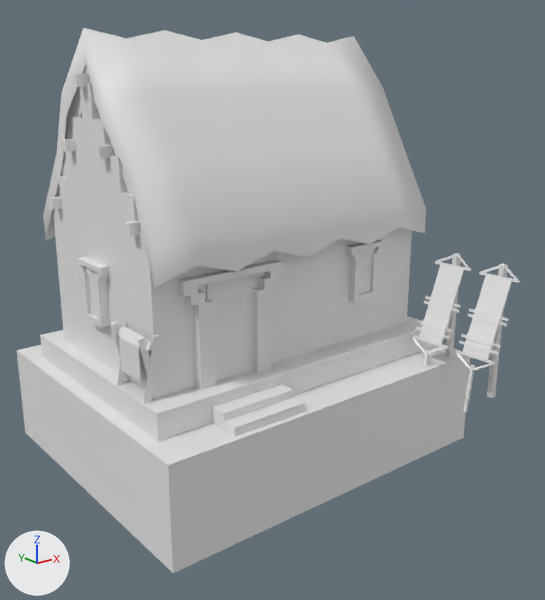
Renders of the COLLADA model art/meshes/structural/pukara/house_4.dae from each side of a commit.
Rendered twice from a 50 mm camera at (-15.7, -21.8, 10.4) aimed at (0.1, -2.0, 2.5). The lights are fixed; the arrows at lower left show +X, +Y and +Z. The older version comes first. Where no turn or scale is listed for an object, it has been applied to the vertices.

Names of what the first picture shows: 'house_4'.
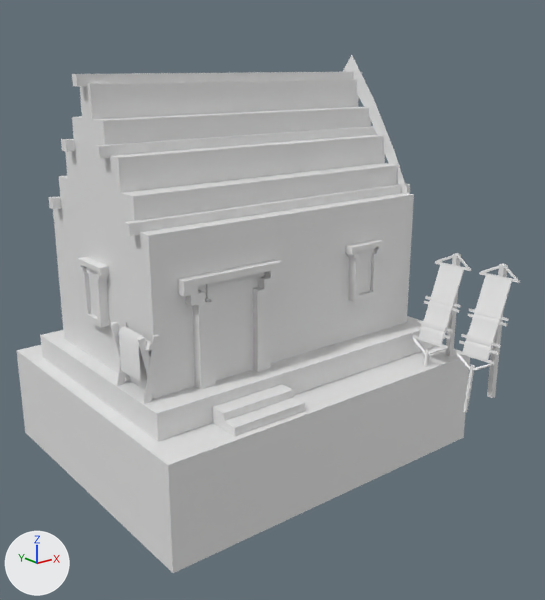
Where the newer file only moved an object's origin or applied its transform, the numbers keep the older frame.

Changed parts and their boxes (x1, y1, x2, y2) in the pictures (545 x 600 px):
'house_4', reshaped: before (17, 28, 520, 573); after (17, 55, 520, 573)
part 1 of me_cubo_132, deleted: before (43, 28, 426, 288)
part 2 of me_cubo_132, deleted: before (57, 65, 139, 220)

Diff of the bpy script that builds the scene:
```diff
--- a/art/meshes/structural/pukara/house_4.dae.py
+++ b/art/meshes/structural/pukara/house_4.dae.py
@@ me_cubo_132 @@
 # used by ob_house_4; location = (0.0, 0.0, 0.0)
-me_cubo_132.from_pydata(...)  # 1401 vertices, 2130 faces; spans x -6.53..6.64, y -8.05..5.38, z -3.47..11.43
+me_cubo_132.from_pydata(...)  # 1296 vertices, 1966 faces; spans x -6.53..6.64, y -8.05..5.38, z -3.47..10.76
+# me_cubo_132 part 1: the loose piece of 91 vertices spanning x -5.68..5.72, y -3.91..3.65, z 4.46..11.43 is deleted
+# me_cubo_132 part 2: the loose piece of 14 vertices spanning x -5.42, y -3.43..3.2, z 5.13..10.76 is deleted
 me_cubo_132.materials.append(mat_texturas_tiahuanaco)
```
